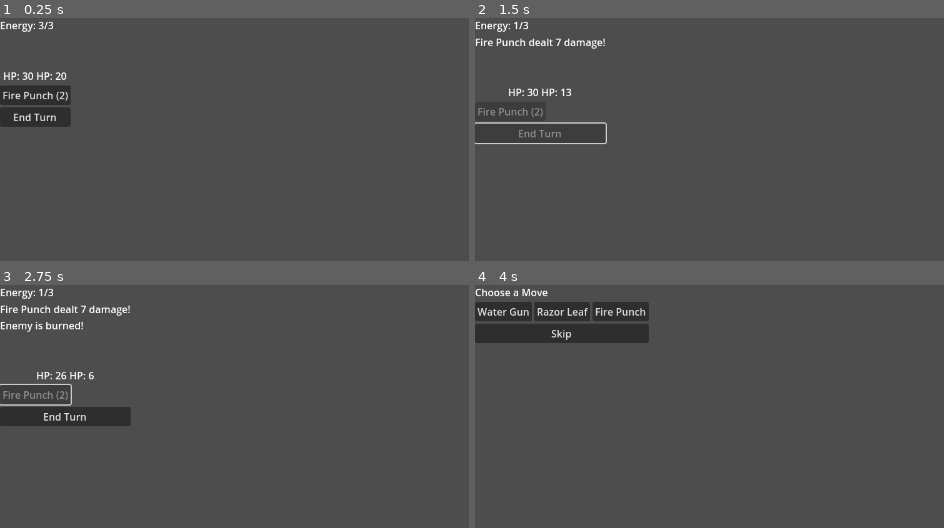
Above: before the commit, frames 1-4 (two rows, left to right).
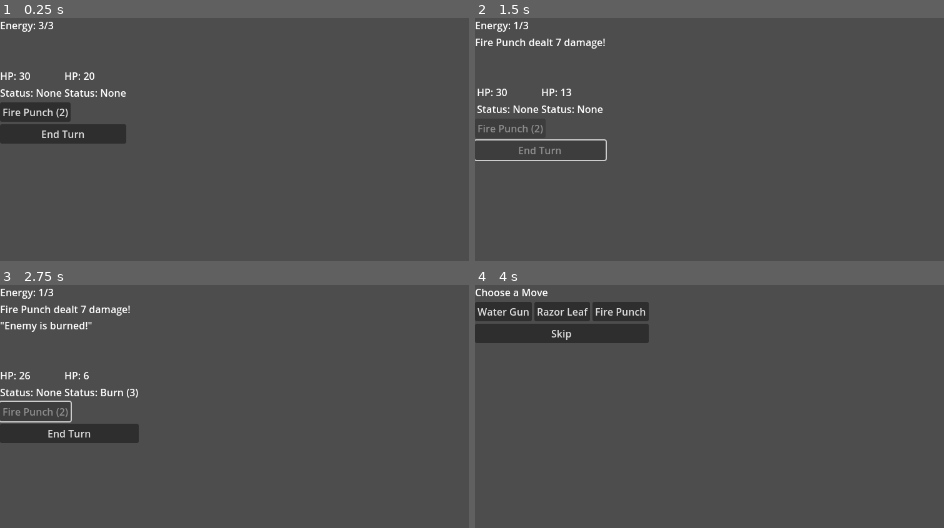
Above: after the commit, the same moments.

Repository: Thanushan925/Spiremon
Game: Godot game, scene res://scenes/battle/battle_scene.tscn
Two runs of this game, one before a commit and one after it. Both use one fixed random seed, a clock stepped at 60 frames per second and the inputs below. This scene is started directly instead of the project's main scene.
Inputs:
- Up to frame 1 (0.25 s): no input
- Up to frame 2 (1.5 s): click "Fire Punch (2)" at 0.5 s; click "End Turn" at 1.25 s
- Up to frame 3 (2.75 s): click "Fire Punch (2)" at 2 s
- Up to frame 4 (4 s): click "End Turn" at 2.75 s; click "Fire Punch (2)" at 3.5 s

The runs differ from the first frame. In frame 1, 3.9% of the frame differs, in the area x 0-27%, y 22-52%; in frame 2, 1.9%; in frame 3, 5.0%, in the area x 0-30%, y 15-66%; in frame 4, nothing differs.

Commit message:
Modified status-effect system and made it dynamic for future statuses

Diff:
--- a/resources/statuses/burn.tres
+++ b/resources/statuses/burn.tres
@@ -5,4 +5,7 @@
 [resource]
 script = ExtResource("1_dlwbn")
 name = "Burn"
+damage_per_turn = 2
+apply_message = "\"{target} is burned!\""
+refresh_message = "\"{target}'s Burn was refreshed!\""
 metadata/_custom_type_script = "uid://chmsy3qtfu470"
--- a/scenes/battle/battle_scene.tscn
+++ b/scenes/battle/battle_scene.tscn
@@ -33,6 +33,10 @@
 [node name="PlayerHP" type="Label" parent="VBoxContainer/HBoxContainer/VBoxContainer"]
 layout_mode = 2
 
+[node name="PlayerStatus" type="Label" parent="VBoxContainer/HBoxContainer/VBoxContainer"]
+layout_mode = 2
+text = "Status: None"
+
 [node name="VBoxContainer2" type="VBoxContainer" parent="VBoxContainer/HBoxContainer"]
 layout_mode = 2
 alignment = 2
@@ -42,6 +46,10 @@
 
 [node name="EnemyHP" type="Label" parent="VBoxContainer/HBoxContainer/VBoxContainer2"]
 layout_mode = 2
+
+[node name="EnemyStatus" type="Label" parent="VBoxContainer/HBoxContainer/VBoxContainer2"]
+layout_mode = 2
+text = "Status: None"
 
 [node name="GridContainer" type="GridContainer" parent="VBoxContainer"]
 layout_mode = 2
--- a/scripts/battle/battle_scene.gd
+++ b/scripts/battle/battle_scene.gd
@@ -2,6 +2,8 @@
 
 @onready var player_hp_label = $VBoxContainer/HBoxContainer/VBoxContainer/PlayerHP
 @onready var enemy_hp_label = $VBoxContainer/HBoxContainer/VBoxContainer2/EnemyHP
+@onready var player_status_label = $VBoxContainer/HBoxContainer/VBoxContainer/PlayerStatus
+@onready var enemy_status_label = $VBoxContainer/HBoxContainer/VBoxContainer2/EnemyStatus
 
 @onready var move_buttons = [
 	$VBoxContainer/GridContainer/Move1,
@@ -36,6 +38,29 @@
 func add_log(text: String):
 	battle_log.text += text + "\n"
 
+func format_status_message(template: String, target_name: String, status_name: String) -> String:
+	return template.replace("{target}", target_name).replace("{status}", status_name)
+
+func get_status_text(status_list: Array) -> String:
+	if status_list.is_empty():
+		return "Status: None"
+
+	var parts = []
+	for status in status_list:
+		parts.append(status.name + " (" + str(status.duration) + ")")
+
+	return "Status: " + ", ".join(parts)
+
+func apply_status_to_target(status_list: Array, new_status: StatusEffect, target_name: String):
+	for status in status_list:
+		if status.name == new_status.name:
+			status.duration = new_status.duration
+			add_log(format_status_message(status.refresh_message, target_name, status.name))
+			return
+
+	status_list.append(new_status)
+	add_log(format_status_message(new_status.apply_message, target_name, new_status.name))
+
 # Called when the node enters the scene tree for the first time.
 func _ready():
 	randomize()
@@ -93,9 +118,7 @@
 	if move.status != null:
 		if randf() <= move.status_chance:
 			var new_status = move.status.duplicate()
-			enemy_statuses.append(new_status)
-			add_log("Enemy is burned!")
-
+			apply_status_to_target(enemy_statuses, new_status, "Enemy")
 
 	if check_battle_end():
 		return
@@ -139,6 +162,8 @@
 	player_hp_label.text = "HP: " + str(player_hp)
 	enemy_hp_label.text = "HP: " + str(enemy_hp)
 	energy_label.text = "Energy: " + str(current_energy) + "/" + str(max_energy)
+	player_status_label.text = get_status_text(player_statuses)
+	enemy_status_label.text = get_status_text(enemy_statuses)
 
 	for i in range(move_buttons.size()):
 		if i < player_moves.size():
@@ -167,17 +192,17 @@
 	apply_status_effects(enemy_statuses, false)
 	enemy_turn()
 
-func apply_status_effects(status_list, is_player: bool):
+func apply_status_effects(status_list: Array, is_player: bool):
 	for status in status_list:
-		if status.name == "Burn":
+		if status.damage_per_turn > 0:
 			if is_player:
 				player_hp -= status.damage_per_turn
-				add_log("You took " + str(status.damage_per_turn) + " burn damage!")
+				add_log("You took " + str(status.damage_per_turn) + " damage from " + status.name + "!")
 			else:
 				enemy_hp -= status.damage_per_turn
-				add_log("Enemy took " + str(status.damage_per_turn) + " burn damage!")
-
-			status.duration -= 1
+				add_log("Enemy took " + str(status.damage_per_turn) + " damage from " + status.name + "!")
+
+		status.duration -= 1
 
 	for i in range(status_list.size() - 1, -1, -1):
 		if status_list[i].duration <= 0:
--- a/scripts/battle/status_effect.gd
+++ b/scripts/battle/status_effect.gd
@@ -3,4 +3,6 @@
 
 @export var name: String
 @export var duration: int = 3
-@export var damage_per_turn: int = 2
+@export var damage_per_turn: int = 0
+@export var apply_message: String = "{target} gained {status}!"
+@export var refresh_message: String = "{target}'s {status} was refreshed!"
